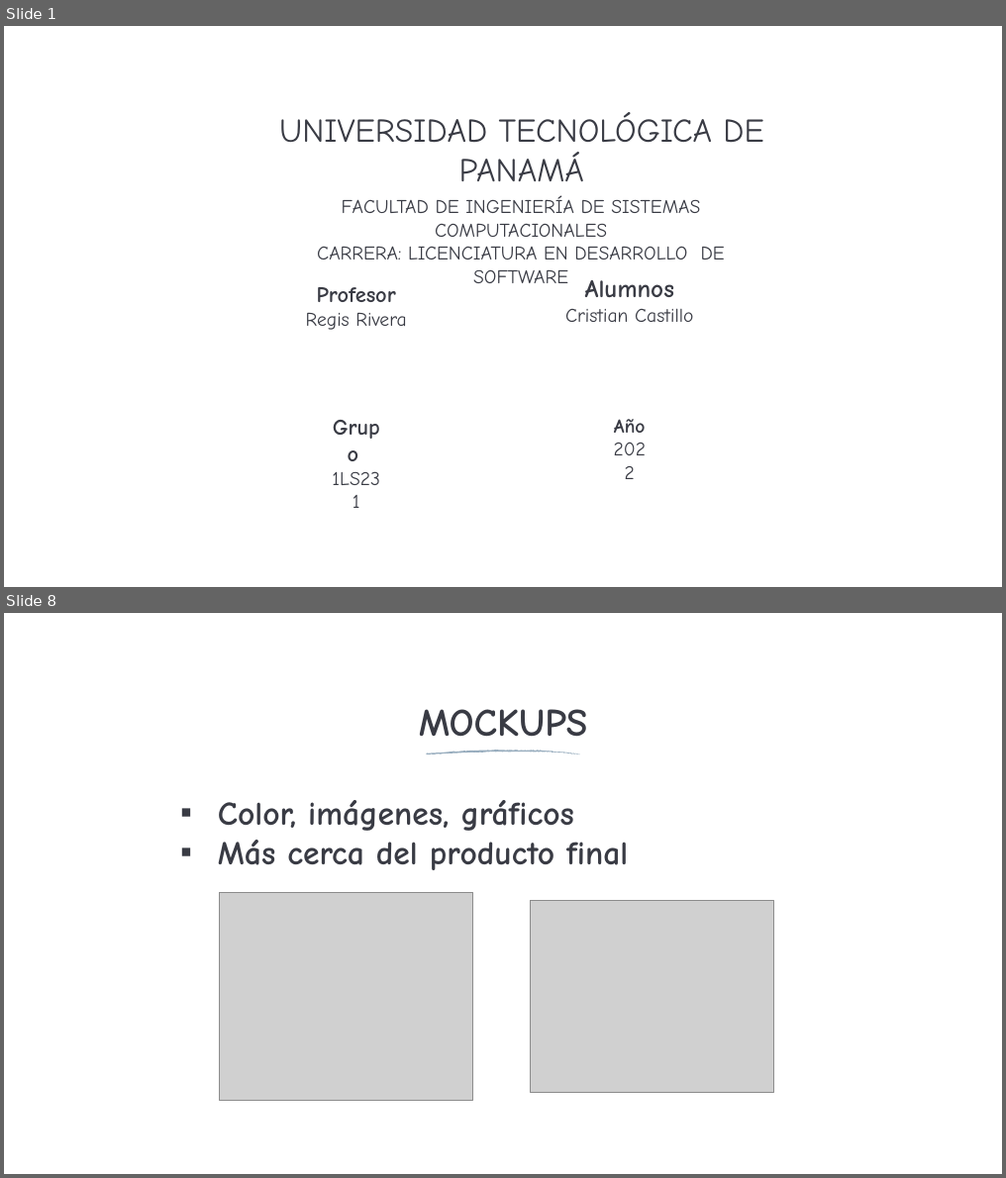
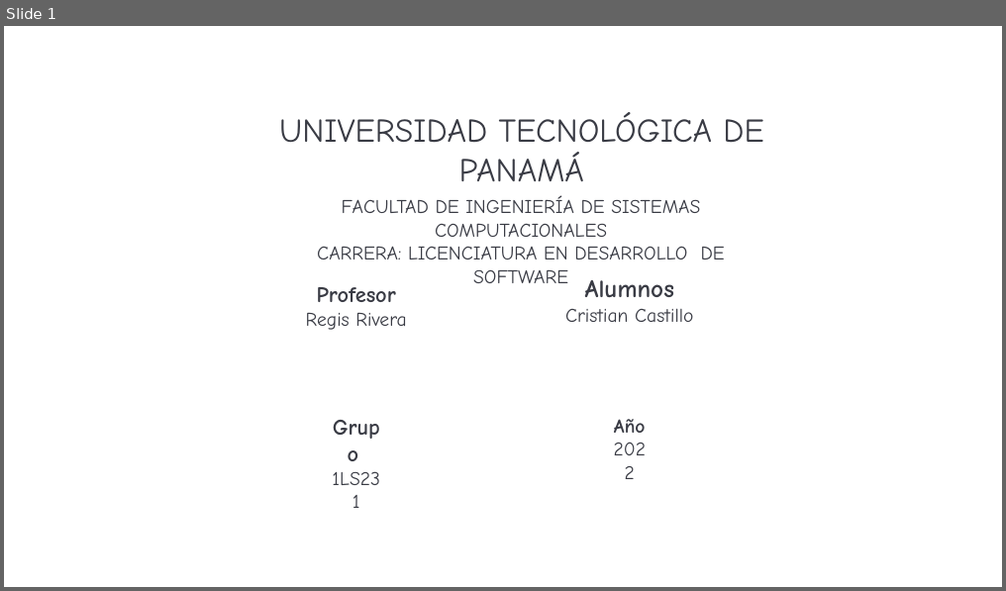
Before and after one commit to Cristian1234567890/Curso-DS7, a slide deck: Proyectos/Proyecto-Final/project/Presentacion proyecto final .pptx. Shown one above the other, each under a label of ours: slides 1 and 8 before the commit, slide 1 after it; the slides between them are not shown. The pictures are 1006x1178 and 1006x591 pixels, drawn with LibreOffice and Linux fonts; fonts in the diff are those of the drawing; grey boxes stand for pictures; background and template pictures are left out. Boxes give left, top, right and bottom in pixels: in the first picture for what was removed or moved away, otherwise in the second. Text is boxed around its words. In the diff, an @@ line names an element or a change of style, - is before the commit and + after.

```diff
--- a/Proyectos/Proyecto-Final/project/Presentacion proyecto final .pptx
+++ b/Proyectos/Proyecto-Final/project/Presentacion proyecto final .pptx
@@ slide 8 removed at [4,613,1002,1174], background picture (left out) @@
@@ title removed at [419,709,588,737] @@
-MOCKUPS
@@ freeform shape removed at [426,742,580,766] @@
@@ text removed at [218,800,628,870] @@
-▪ Color, imágenes, gráficos
-▪ Más cerca del producto final
@@ picture removed at [220,892,473,1100] @@
@@ picture removed at [531,900,774,1093] @@
@@ page number removed at [473,1120,533,1173] @@
-8
```
Also in this commit, not shown: 5 slides added, 8 other slides removed, 13 other files.
